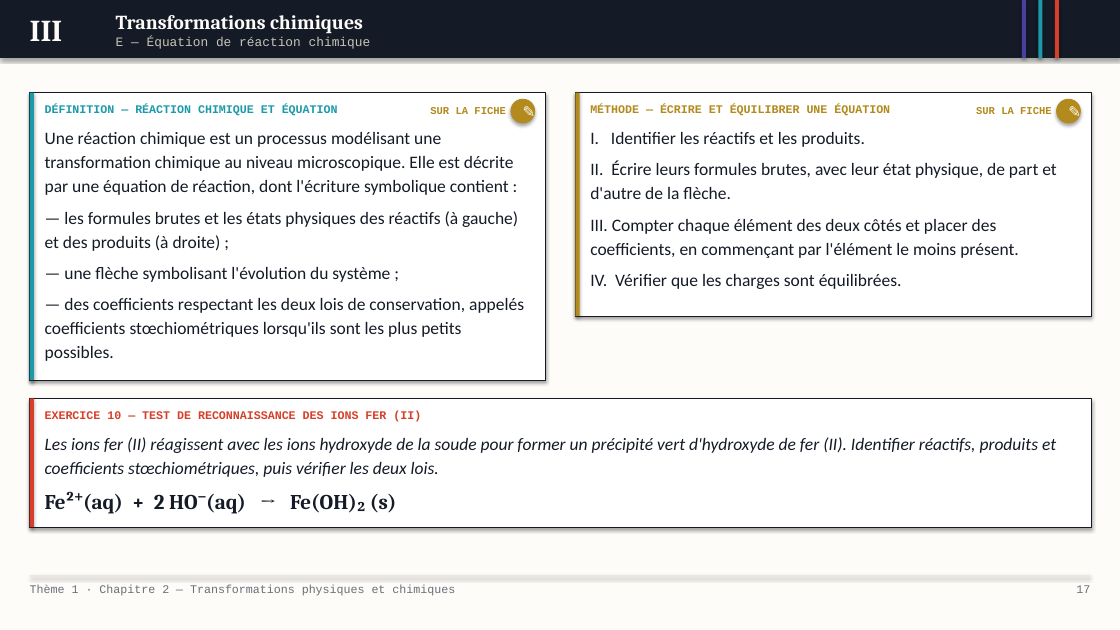
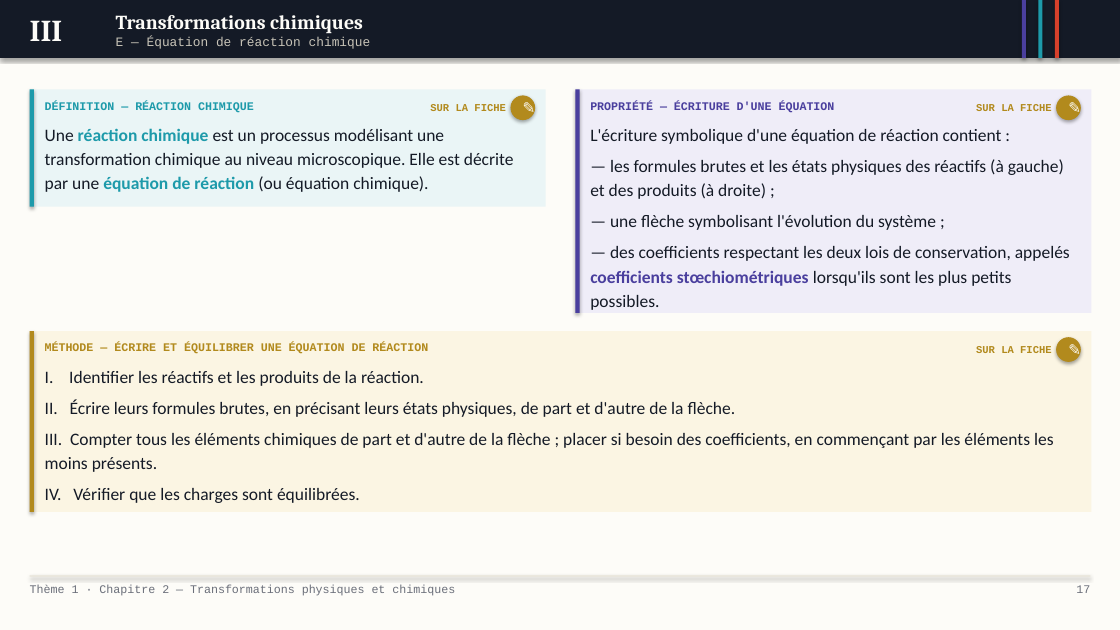
Before and after one commit to MVanHoorde/Site-Web-Portfolio, a slide deck: slide 17 of assets/pptx/pc/diaporama-2nde-t1c2.pptx. Drawn at 1120x630 pixels with LibreOffice and Linux fonts; fonts in the diff are those of the drawing. Boxes give left, top, right and bottom in pixels: in the first picture for what was removed or moved away, otherwise in the second. Text is boxed around its words. In the diff, an @@ line names an element or a change of style, - is before the commit and + after.

```diff
--- a/assets/pptx/pc/diaporama-2nde-t1c2.pptx
+++ b/assets/pptx/pc/diaporama-2nde-t1c2.pptx
@@ rectangle resized from (x1=29, y1=92, x2=34, y2=381) to (x1=29, y1=89, x2=34, y2=207) @@
@@ rectangle resized from (x1=29, y1=92, x2=545, y2=381) to (x1=29, y1=89, x2=545, y2=207) @@
@@ rectangle at (x1=29, y1=89, x2=545, y2=207): fill #FFFFFF to #EAF5F6; outline #141A26 0.75 pt to none; shadow off @@
@@ rectangle at (x1=576, y1=89, x2=1091, y2=313): fill #FFFFFF to #EFEDF8; outline #141A26 0.75 pt to none; shadow off @@
@@ rectangle at (x1=576, y1=89, x2=580, y2=313): fill #B28A1D to #4A3F9E @@
@@ text at (x1=45, y1=101, x2=254, y2=112): text changed @@
-DÉFINITION — RÉACTION CHIMIQUE ET ÉQUATION
+DÉFINITION — RÉACTION CHIMIQUE
@@ ellipse "✎" moved from (x1=511, y1=99, x2=534, y2=123) to (x1=511, y1=96, x2=534, y2=119) @@
@@ text at (x1=590, y1=101, x2=835, y2=113): text changed; text colour #B28A1D to #4A3F9E @@
-MÉTHODE — ÉCRIRE ET ÉQUILIBRER UNE ÉQUATION
+PROPRIÉTÉ — ÉCRITURE D'UNE ÉQUATION
@@ ellipse "✎" moved from (x1=1057, y1=99, x2=1081, y2=123) to (x1=1057, y1=96, x2=1081, y2=119) @@
@@ text at (x1=45, y1=128, x2=514, y2=192): text changed @@
-Une réaction chimique est un processus modélisant une transformation chimique au niveau microscopique. Elle est décrite par une équation de réaction, dont l'écriture symbolique contient :
-— les formules brutes et les états physiques des réactifs (à gauche) et des produits (à droite) ;
-— une flèche symbolisant l'évolution du système ;
-— des coefficients respectant les deux lois de conservation, appelés coefficients stœchiométriques lorsqu'ils sont les plus petits possibles.
+Une réaction chimique est un processus modélisant une transformation chimique au niveau microscopique. Elle est décrite par une équation de réaction (ou équation chimique).
@@ text at (x1=590, y1=129, x2=1070, y2=310): text changed @@
-I. Identifier les réactifs et les produits.
-II. Écrire leurs formules brutes, avec leur état physique, de part et d'autre de la flèche.
-III. Compter chaque élément des deux côtés et placer des coefficients, en commençant par l'élément le moins présent.
-IV. Vérifier que les charges sont équilibrées.
+L'écriture symbolique d'une équation de réaction contient :
+— les formules brutes et les états physiques des réactifs (à gauche) et des produits (à droite) ;
+— une flèche symbolisant l'évolution du système ;
+— des coefficients respectant les deux lois de conservation, appelés coefficients stœchiométriques lorsqu'ils sont les plus petits possibles.
@@ rectangle resized from (x1=29, y1=398, x2=1091, y2=527) to (x1=29, y1=331, x2=1091, y2=512) @@
@@ rectangle at (x1=29, y1=331, x2=1091, y2=512): fill #FFFFFF to #FBF5E3; outline #141A26 0.75 pt to none; shadow off @@
@@ rectangle resized from (x1=29, y1=398, x2=34, y2=527) to (x1=29, y1=331, x2=34, y2=512) @@
@@ rectangle at (x1=29, y1=331, x2=34, y2=512): fill #D6402B to #B28A1D @@
@@ text at (x1=45, y1=343, x2=428, y2=354): text changed; text colour #D6402B to #B28A1D @@
-EXERCICE 10 — TEST DE RECONNAISSANCE DES IONS FER (II)
+MÉTHODE — ÉCRIRE ET ÉQUILIBRER UNE ÉQUATION DE RÉACTION
@@ text added at (x1=976, y1=346, x2=1052, y2=353), 9 pt, text #B28A1D, bold @@
+SUR LA FICHE
@@ ellipse added at (x1=1057, y1=338, x2=1081, y2=361), fill #B28A1D, outline #B28A1D 0.75 pt, 13 pt, text #FDFCF8 @@
+✎
@@ text at (x1=45, y1=371, x2=1054, y2=503): text changed; italic off @@
-Les ions fer (II) réagissent avec les ions hydroxyde de la soude pour former un précipité vert d'hydroxyde de fer (II). Identifier réactifs, produits et coefficients stœchiométriques, puis vérifier les deux lois.
-Fe²⁺(aq) + 2 HO⁻(aq) → Fe(OH)₂ (s)
+I. Identifier les réactifs et les produits de la réaction.
+II. Écrire leurs formules brutes, en précisant leurs états physiques, de part et d'autre de la flèche.
+III. Compter tous les éléments chimiques de part et d'autre de la flèche ; placer si besoin des coefficients, en commençant par les éléments les moins présents.
+IV. Vérifier que les charges sont équilibrées.
```
Also in this commit, not shown: 15 other slides changed, 13 other files.
